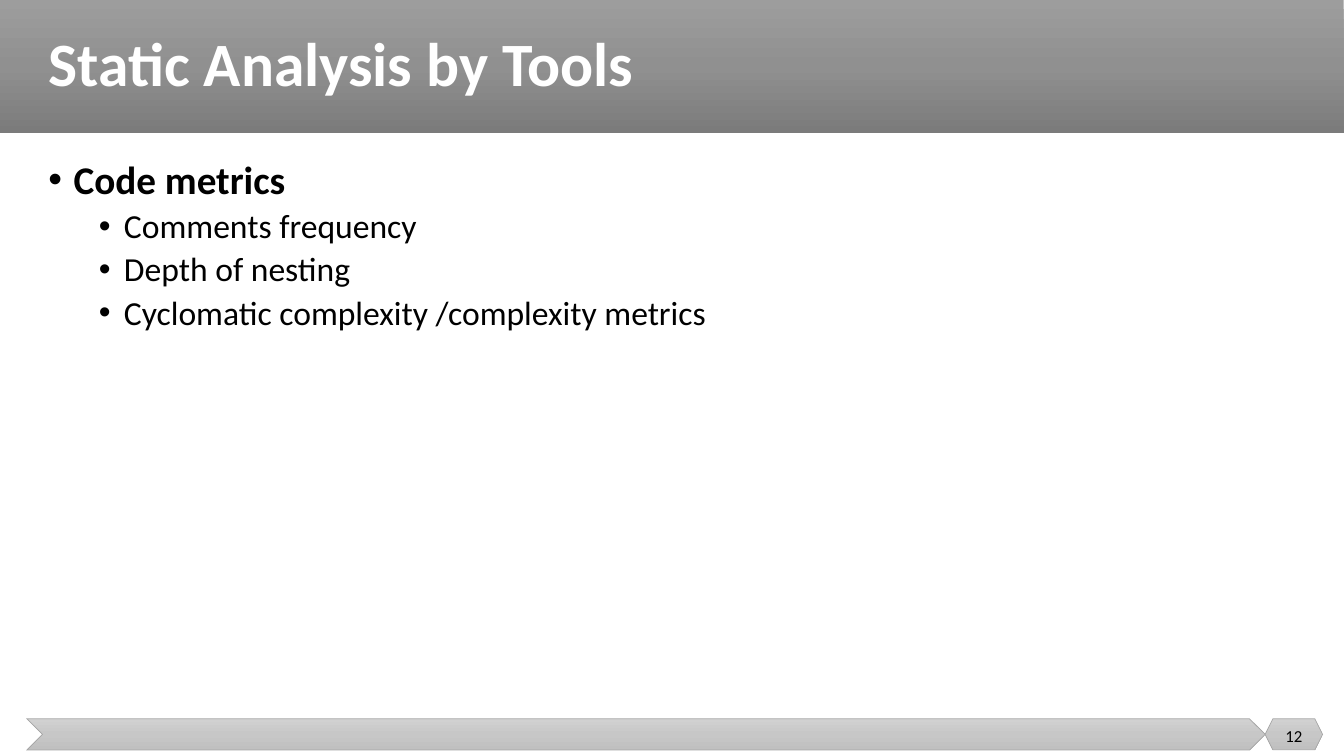
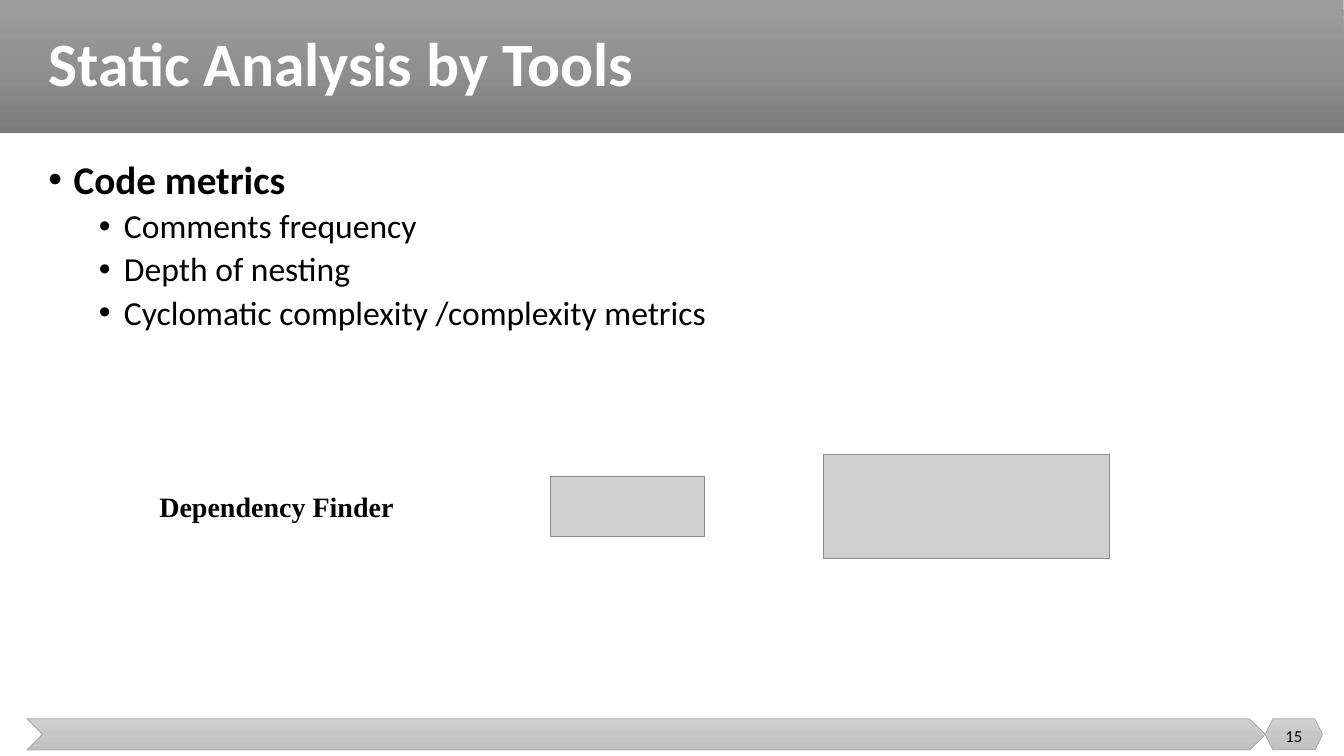
Before and after one commit to malenezi/malenezi, a slide deck: slide 15 of SE401/Lectures/4-Static Testing/Static Testing.pptx (slide 12 before the commit). Drawn at 1344x756 pixels with LibreOffice and Linux fonts; fonts in the diff are those of the drawing; grey boxes stand for pictures. Boxes give left, top, right and bottom in pixels: in the first picture for what was removed or moved away, otherwise in the second. Text is boxed around its words. In the diff, an @@ line names an element or a change of style, - is before the commit and + after.

```diff
--- a/SE401/Lectures/4-Static Testing/Static Testing.pptx
+++ b/SE401/Lectures/4-Static Testing/Static Testing.pptx
@@ picture added at (551,477,705,536) @@
@@ picture added at (824,455,1110,560) @@
@@ text added at (159,497,394,522), 20 pt, text #000000, bold @@
+Dependency Finder
@@ page number at (1285,731,1302,742): text changed @@
-12
+15
```
Also in this commit, not shown: 6 other slides changed, 3 slides added, 1 slide removed.
